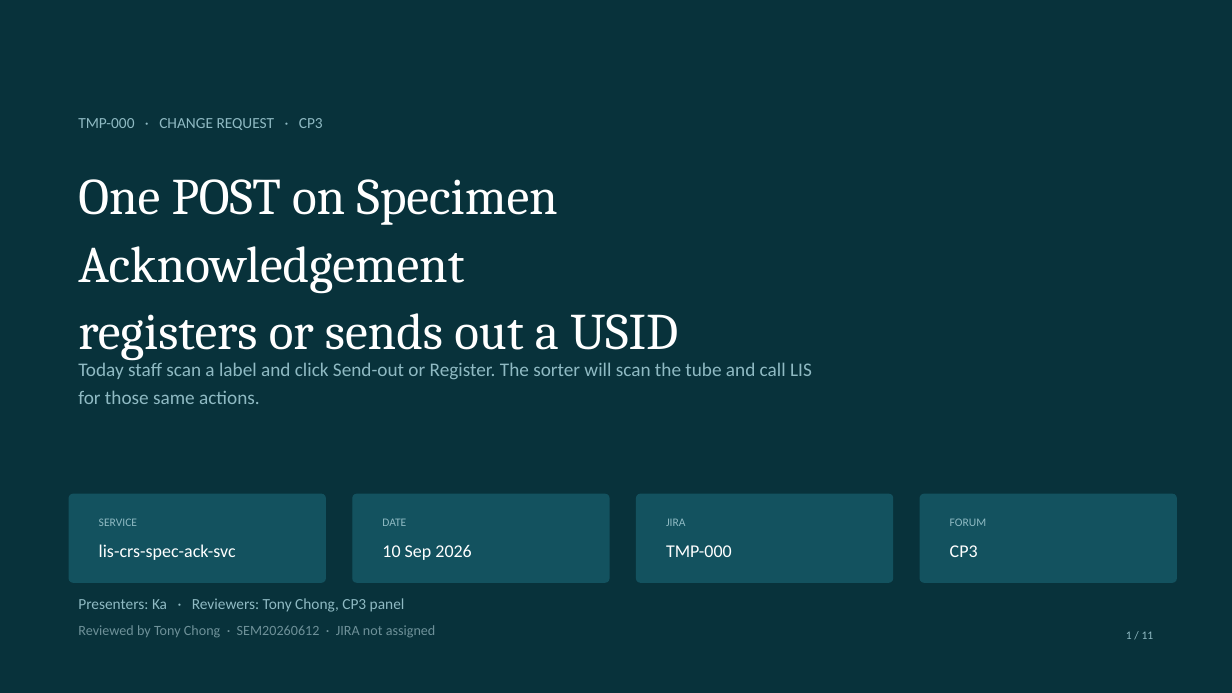
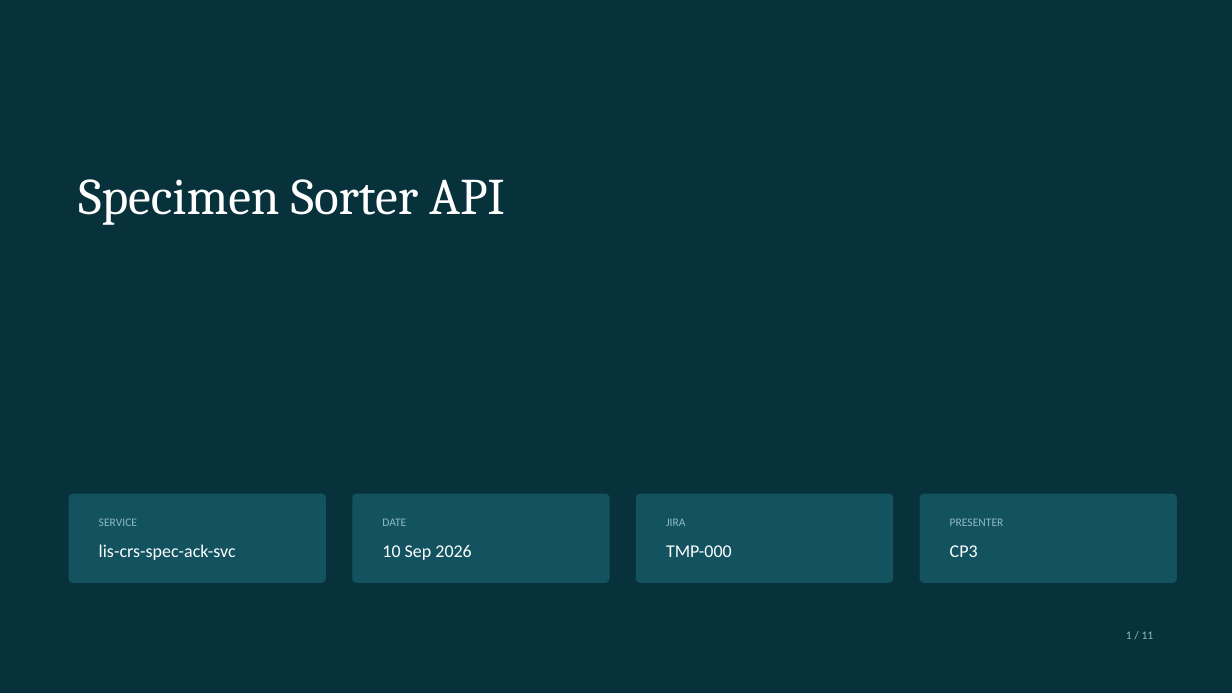
Before and after one commit to DragonChong/HA-Notes, a slide deck: slide 1 of SDLC/Projects/TMP-specimen-sorter-api — Specimen Sorter API/assets/Specimen Sorter API.pptx. Drawn at 1232x693 pixels with LibreOffice and Linux fonts; fonts in the diff are those of the drawing. Boxes give left, top, right and bottom in pixels: in the first picture for what was removed or moved away, otherwise in the second. Text is boxed around its words. In the diff, an @@ line names an element or a change of style, - is before the commit and + after.

```diff
--- a/SDLC/Projects/TMP-specimen-sorter-api — Specimen Sorter API/assets/Specimen Sorter API.pptx
+++ b/SDLC/Projects/TMP-specimen-sorter-api — Specimen Sorter API/assets/Specimen Sorter API.pptx
@@ text removed at (78, 118, 323, 130) @@
-TMP-000 · CHANGE REQUEST · CP3
@@ text at (78, 179, 505, 225): text changed @@
-One POST on Specimen Acknowledgement
-registers or sends out a USID
+Specimen Sorter API
@@ text removed at (78, 360, 812, 404) @@
-Today staff scan a label and click Send-out or Register. The sorter will scan the tube and call LIS for those same actions.
@@ text at (950, 518, 1004, 526): text changed @@
-FORUM
+PRESENTER
@@ text removed at (78, 598, 405, 612) @@
-Presenters: Ka · Reviewers: Tony Chong, CP3 panel
@@ text removed at (78, 625, 436, 637) @@
-Reviewed by Tony Chong · SEM20260612 · JIRA not assigned
```
Also in this commit, not shown: 2 other slides changed, 3 other files.
